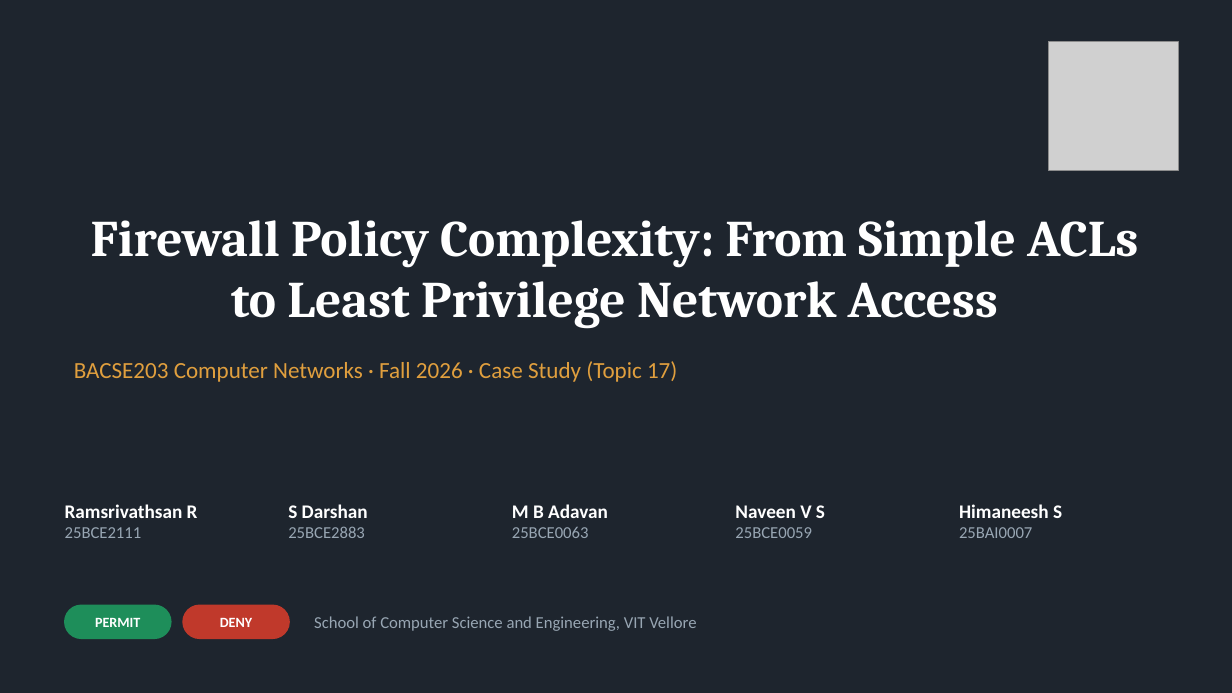
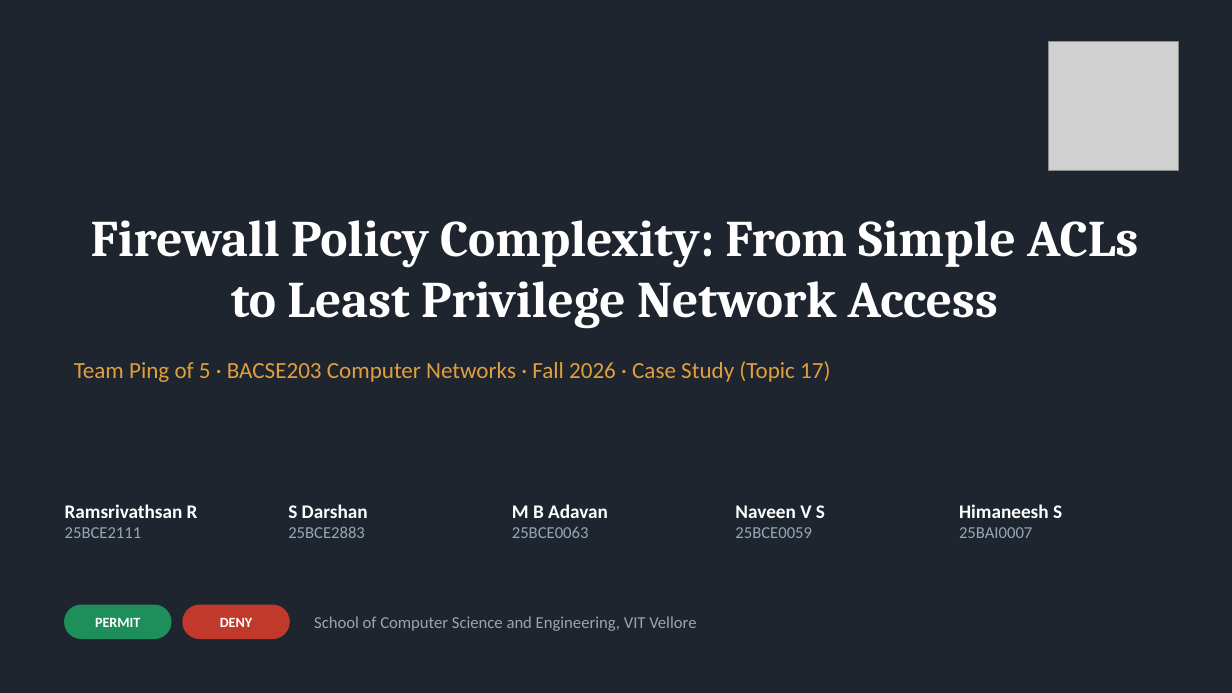
Before and after one commit to darshanpvt007-afk/firewall-policy-complexity-case-study, a slide deck: slide 1 of report/case-study-presentation.pptx. Drawn at 1232x693 pixels with LibreOffice and Linux fonts; fonts in the diff are those of the drawing; grey boxes stand for pictures. Boxes give left, top, right and bottom in pixels: in the first picture for what was removed or moved away, otherwise in the second. Text is boxed around its words. In the diff, an @@ line names an element or a change of style, - is before the commit and + after.

```diff
--- a/report/case-study-presentation.pptx
+++ b/report/case-study-presentation.pptx
@@ text at bbox=[74, 361, 830, 382]: text changed @@
-BACSE203 Computer Networks · Fall 2026 · Case Study (Topic 17)
+Team Ping of 5 · BACSE203 Computer Networks · Fall 2026 · Case Study (Topic 17)
```
Also in this commit, not shown: 6 other files.
